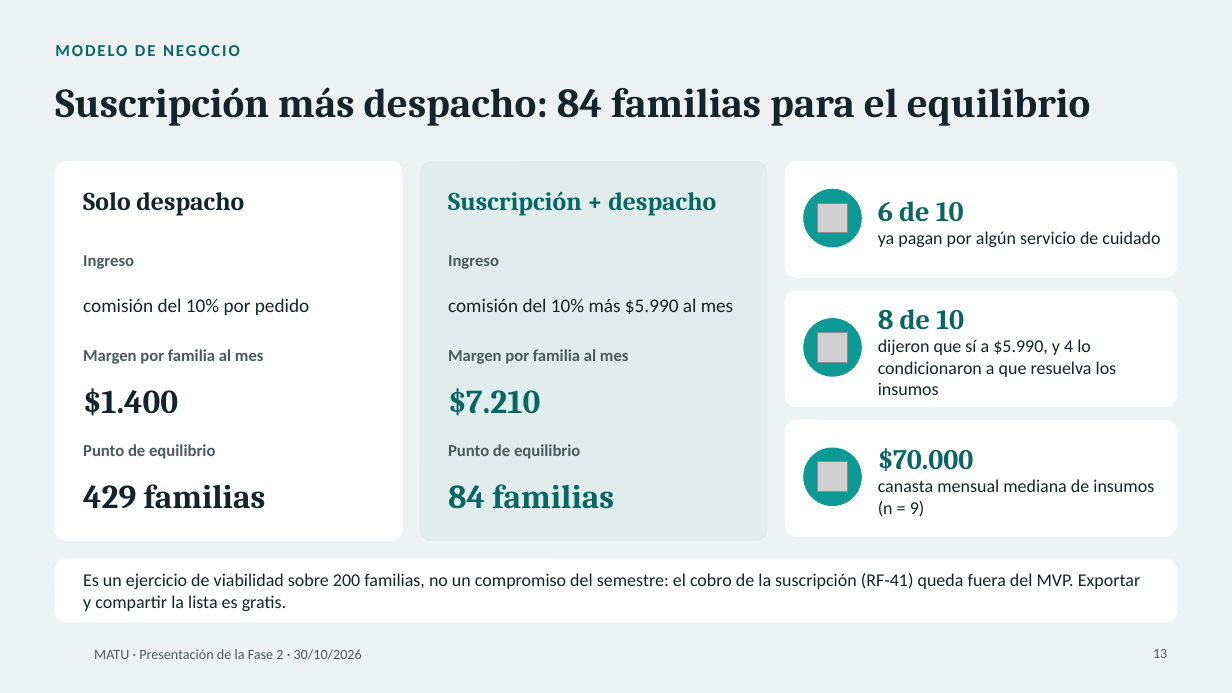
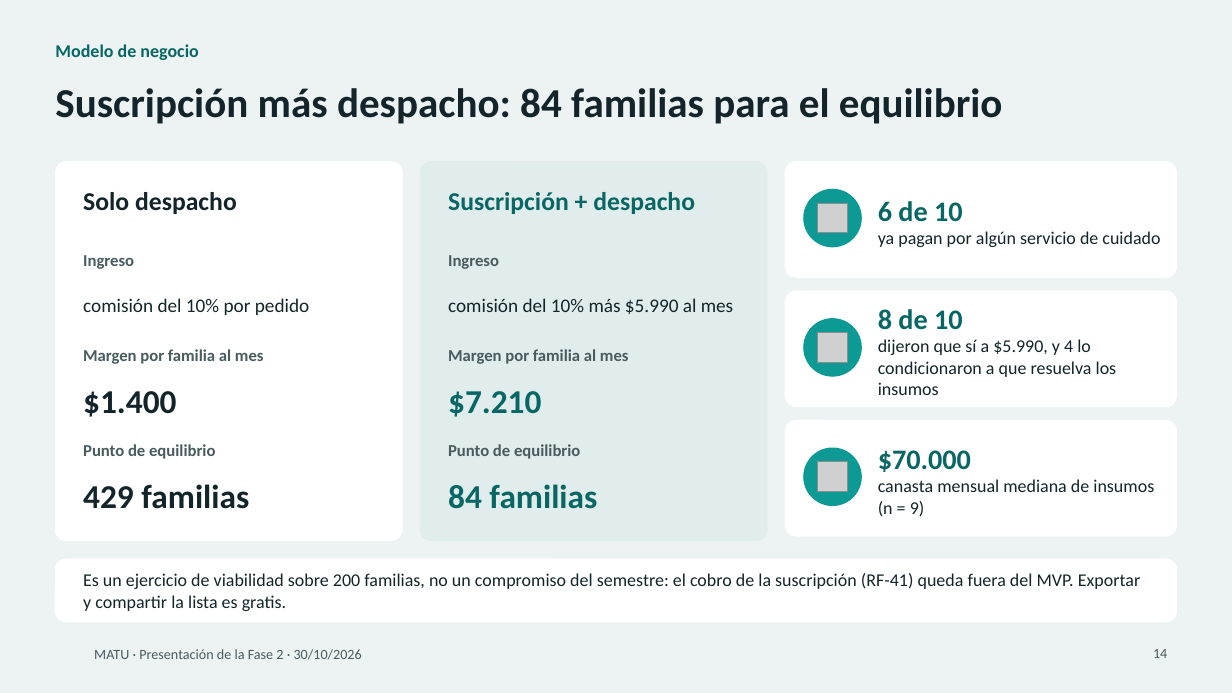
Before and after one commit to MartinHenriquez131/MATU, a slide deck: slide 14 of Fase 2/Evidencias Proyecto/MATU_Presentacion_Fase2.pptx (slide 13 before the commit). Drawn at 1232x693 pixels with LibreOffice and Linux fonts; fonts in the diff are those of the drawing; grey boxes stand for pictures; background and template pictures are left out. Boxes give left, top, right and bottom in pixels: in the first picture for what was removed or moved away, otherwise in the second. Text is boxed around its words. In the diff, an @@ line names an element or a change of style, - is before the commit and + after.

```diff
--- a/Fase 2/Evidencias Proyecto/MATU_Presentacion_Fase2.pptx
+++ b/Fase 2/Evidencias Proyecto/MATU_Presentacion_Fase2.pptx
@@ text at [55, 44, 198, 60]: text changed; size 13 to 14 pt @@
-MODELO DE NEGOCIO
+Modelo de negocio
@@ text at [878, 201, 963, 222]: font Cambria to Calibri in "6 de 10" @@
@@ text at [878, 309, 963, 330]: font Cambria to Calibri in "8 de 10" @@
@@ font Cambria to Calibri in 7 elements at [55, 88, 1003, 124], [83, 192, 237, 214], [83, 391, 176, 417], [83, 484, 249, 509], [448, 192, 695, 214], [448, 391, 541, 417], [448, 484, 597, 509] @@
@@ text at [878, 450, 971, 472]: font Cambria to Calibri in "$70.000" @@
@@ page number at [1153, 649, 1167, 658]: text changed @@
-13
+14
```
Also in this commit, not shown: 16 other slides changed, 1 slide added, 2 other files.
